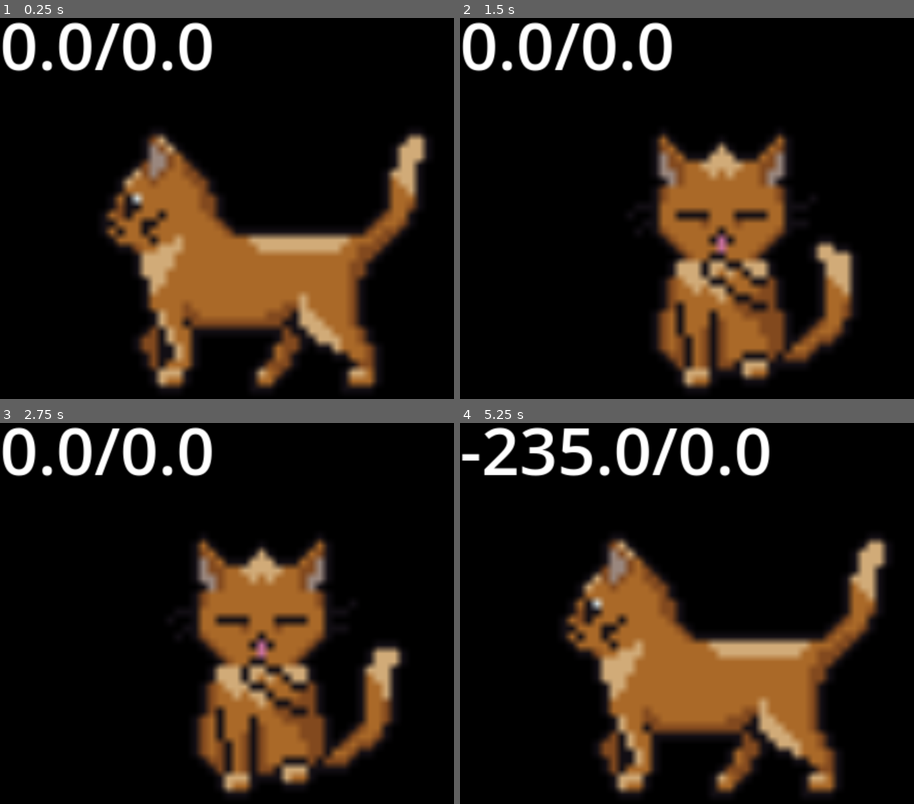
Above: before the commit, frames 1-4 (two rows, left to right).
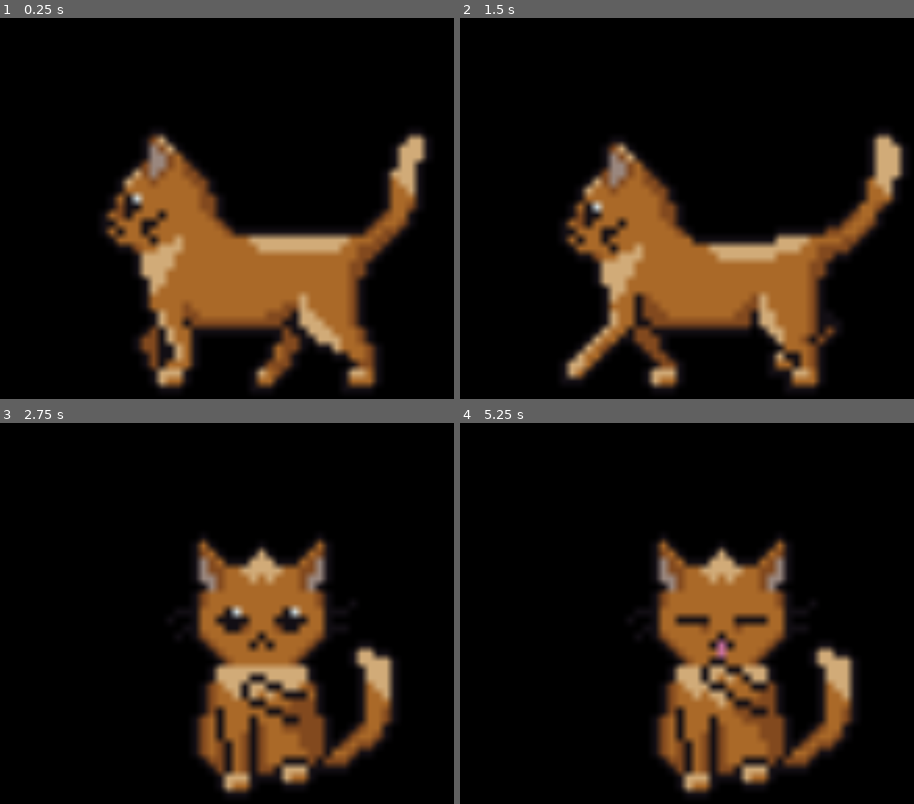
Above: after the commit, the same moments.

Repository: cowpewter/desktopcat
Game: Godot game, scene res://main.tscn
The game is run twice, just before and just after one commit, with the same random seed, the same clock (stepped at 60 frames per second) and the same inputs.
Inputs (mouse positions are in pixels of both pictures, inside the frame that each line leads up to):
- Up to frame 1 (0.25 s): no input
- Up to frame 2 (1.5 s): drag from (727, 261) to (777, 143) at 0.52 s; drag from (618, 288) to (727, 261) at 1.27 s
- Up to frame 3 (2.75 s): move the mouse to (317, 548) at 2.02 s; click (317, 548) at 2.17 s
- Up to frame 4 (5.25 s): drag from (700, 773) to (564, 586) at 2.77 s; move the mouse to (886, 746) at 3.52 s; click (886, 746) at 3.67 s; drag from (564, 586) to (727, 666) at 4.27 s; move the mouse to (750, 666) at 5.02 s; click (750, 666) at 5.17 s

The runs differ from the first frame. In frame 1, 2.5% of the frame differs, in the area x 0-47%, y 1-15%; in frame 2, 34%; in frame 3, 5.9%; in frame 4, 34%, in the area x 0-95%, y 1-98%.

Commit message:
feat: overhaul idle with cooldown

Diff:
--- a/main.gd
+++ b/main.gd
@@ -7,6 +7,8 @@
 var idle_timer = 0.0
 var is_idling = false
 var is_menu_open = false;
+var last_idle = 0;
+var min_idle_cooldown = 5000; # 5 sec min between idles
 
 @onready var sprite = get_node('CatSprite')
 @onready var area = get_node('CatArea')
@@ -31,6 +33,7 @@
 		idle_timer -= delta
 		if idle_timer <= 0:
 			is_idling = false
+			last_idle = Time.get_ticks_msec()
 			_pick_new_direction()
 		return
 
@@ -51,7 +54,7 @@
 	var max_x = usable.position.x + usable.size.x - real_size.x
 	var max_y = usable.position.y + usable.size.y - real_size.y
 
-	debug.text = str(round(win_pos.y)) + "/" + str(max_y)
+	# debug.text = str(last_idle) + '/' + str(Time.get_ticks_msec() - last_idle)
 
 	if (win_pos.x <= min_x and direction.x < 0) or (win_pos.x >= max_x and direction.x > 0):
 		direction.x = -direction.x
@@ -68,7 +71,7 @@
 		sprite.play("walk_right")
 
 func _maybe_idle():
-	if randf() < 0.0025:
+	if (Time.get_ticks_msec() - last_idle) > min_idle_cooldown and randf() < 0.01:
 		is_idling = true
 		idle_timer = randf_range(1.0, 3.0)
 		sprite.play("idle")
